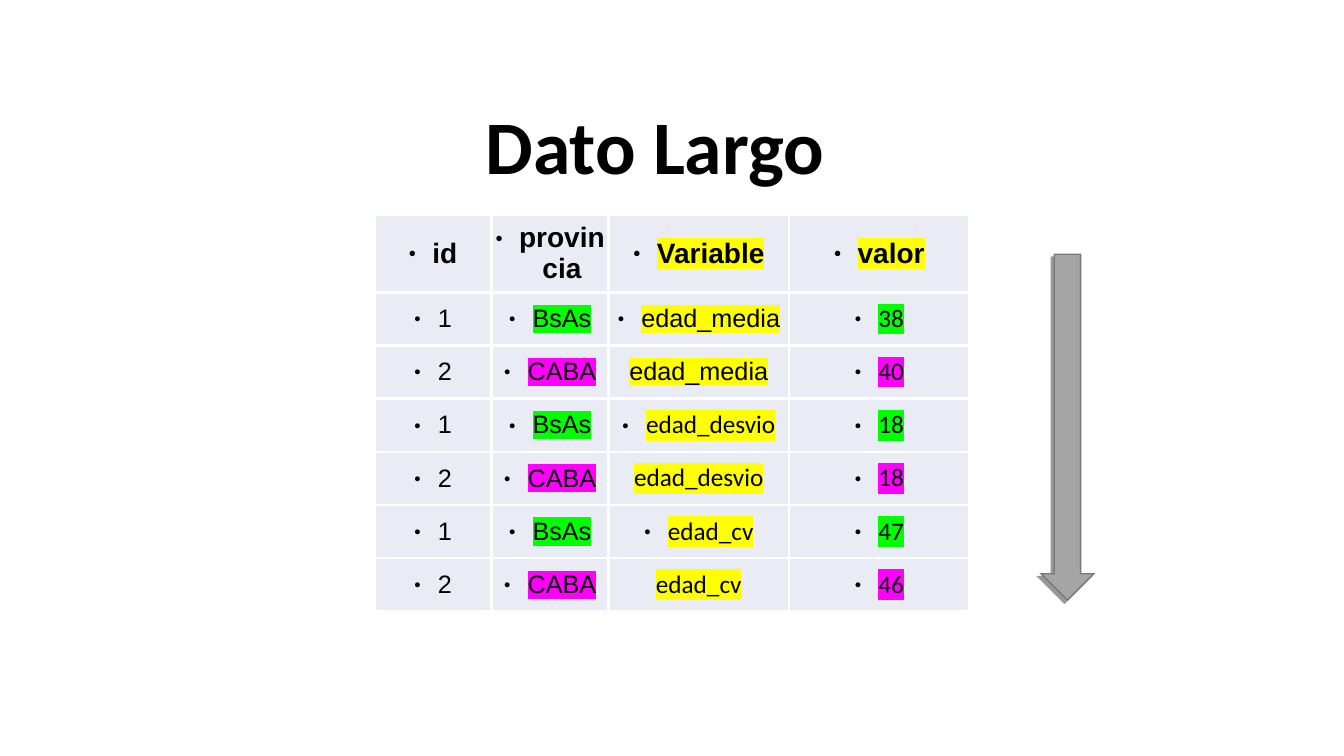
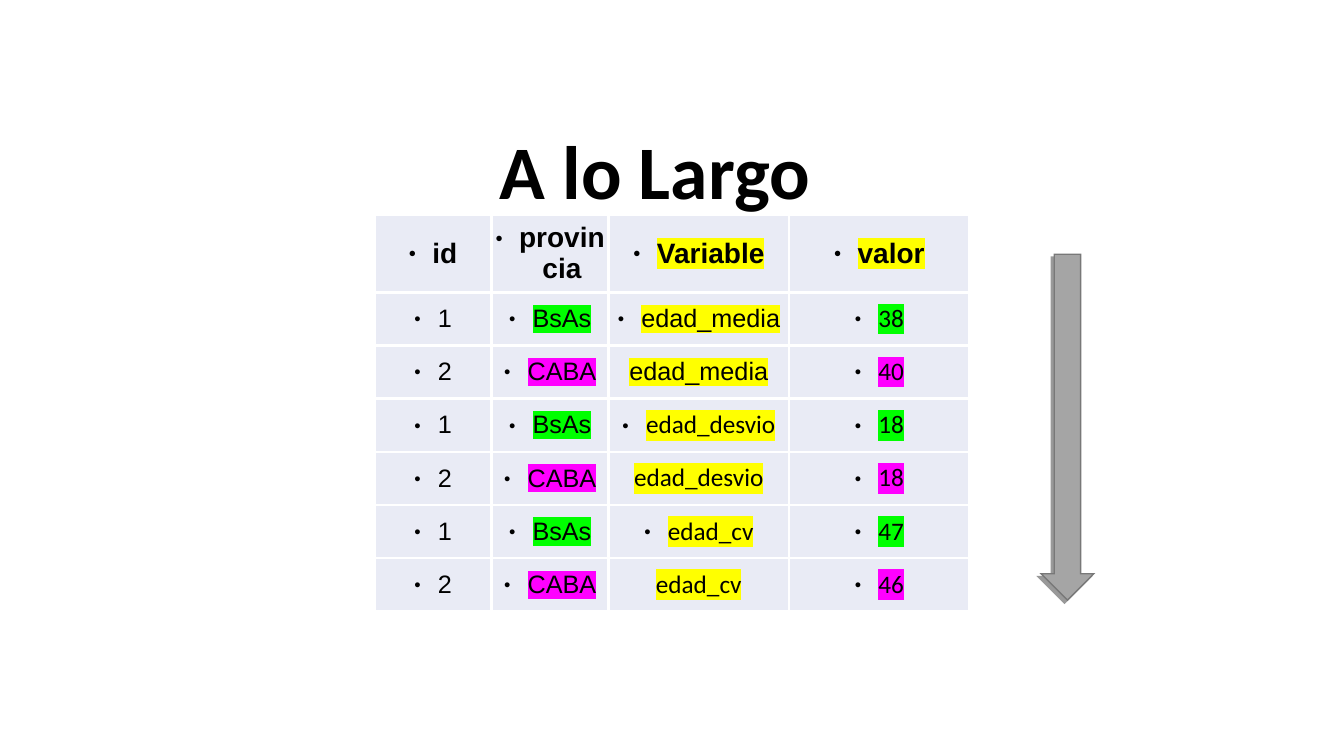
Before and after one commit to gefero/M1_Diplo_CSS, a slide deck: slide 8 of Clase 3 - Tidyverse/img/imagenes_r_base.odp. Drawn at 1344x756 pixels with LibreOffice and Linux fonts; fonts in the diff are those of the drawing. Boxes give left, top, right and bottom in pixels: in the first picture for what was removed or moved away, otherwise in the second. Text is boxed around its words. In the diff, an @@ line names an element or a change of style, - is before the commit and + after.

```diff
--- a/Clase 3 - Tidyverse/img/imagenes_r_base.odp
+++ b/Clase 3 - Tidyverse/img/imagenes_r_base.odp
@@ free "A lo Largo": place and size @@
-free "A lo Largo" at [476,94,835,195]
+free "A lo Largo" at [490,119,821,220]
@@ text in free at [500,146,810,212]: text changed @@
-Dato Largo
+A lo Largo
```
Also in this commit, not shown: 1 other slide changed, 4 other files.
